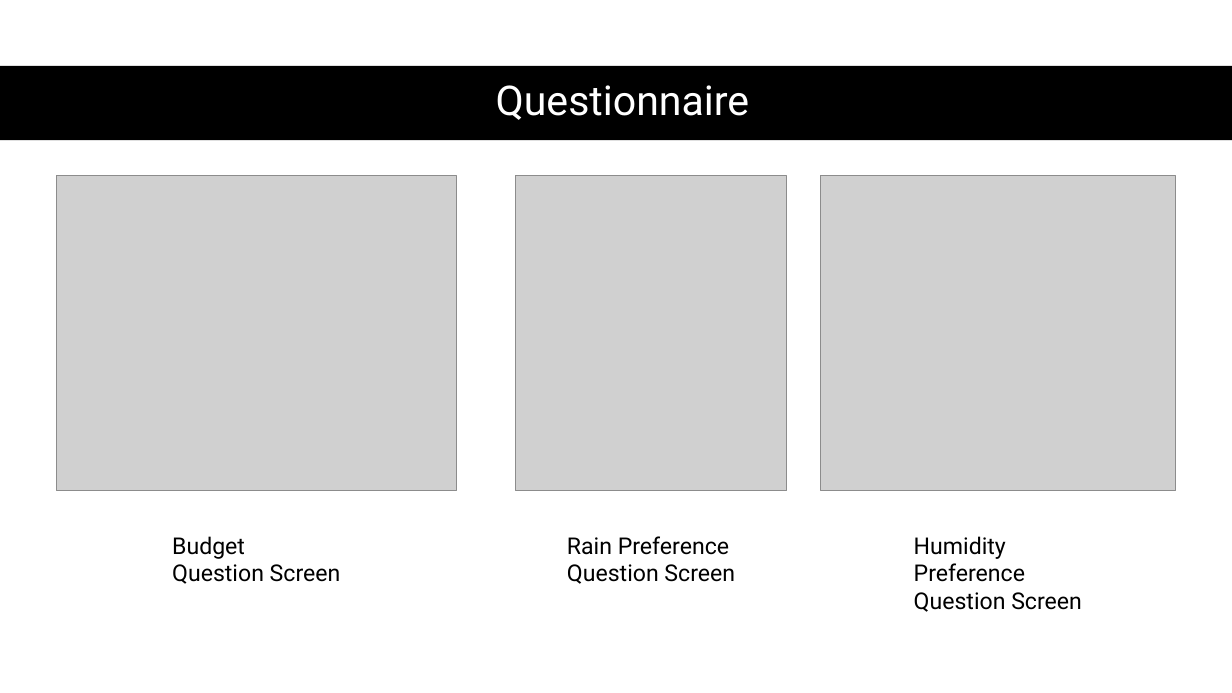
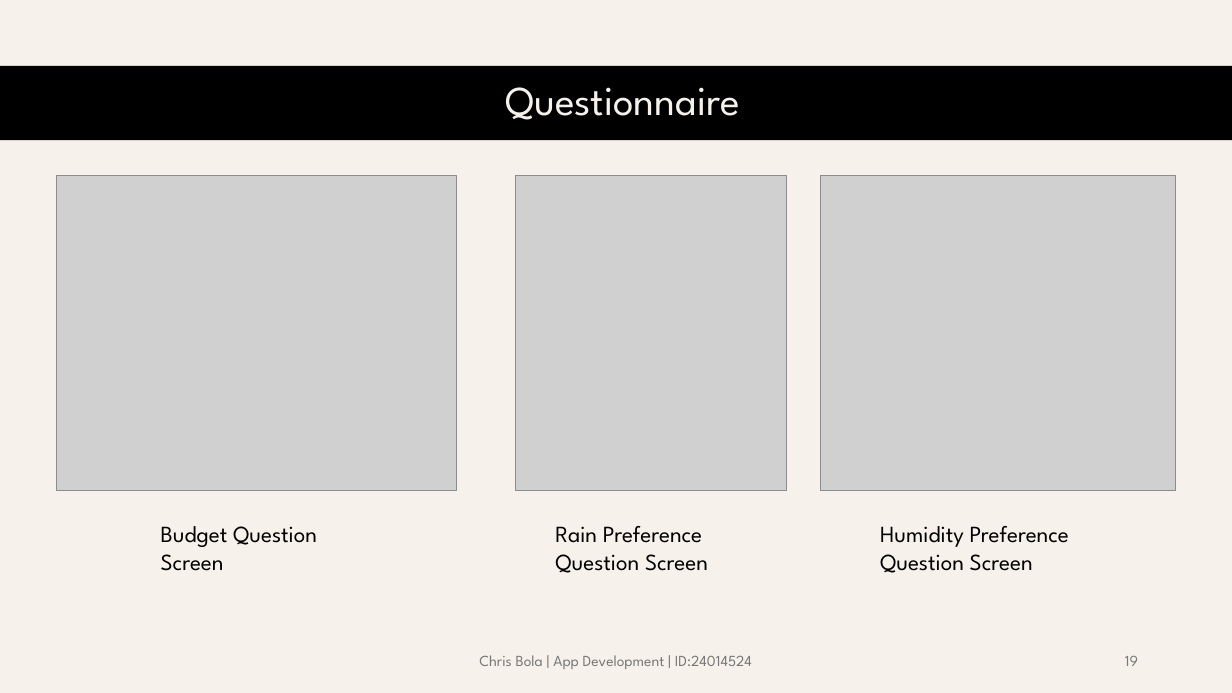
Before and after one commit to lghtson/ADS-2025, a slide deck: slide 19 of Holiday Planner.pptx (slide 21 before the commit). Drawn at 1232x693 pixels with LibreOffice and Linux fonts; fonts in the diff are those of the drawing; grey boxes stand for pictures. Boxes give left, top, right and bottom in pixels: in the first picture for what was removed or moved away, otherwise in the second. Text is boxed around its words. In the diff, an @@ line names an element or a change of style, - is before the commit and + after.

```diff
--- a/Holiday Planner.pptx
+++ b/Holiday Planner.pptx
@@ background #FFFFFF to #F6F1EA @@
@@ title "Questionnaire" at bbox=[505, 87, 739, 120]: font Roboto to League Spartan, text colour #FFFFFF to #F6F1EA @@
@@ text "Budget Question Screen": place and size @@
-text "Budget Question Screen" at bbox=[172, 536, 341, 584]
+text "Budget Question Screen" at bbox=[161, 526, 317, 571]
@@ text "Rain Preference Question Screen": place and size @@
-text "Rain Preference Question Screen" at bbox=[567, 536, 735, 584]
+text "Rain Preference Question Screen" at bbox=[555, 526, 708, 573]
@@ font Roboto to League Spartan in 3 elements at bbox=[555, 526, 708, 573], bbox=[161, 526, 317, 571], bbox=[880, 526, 1069, 573] @@
@@ text "Humidity Preference Question Screen": place and size @@
-text "Humidity Preference Question Screen" at bbox=[914, 536, 1082, 612]
+text "Humidity Preference Question Screen" at bbox=[880, 526, 1069, 573]
@@ text added at bbox=[479, 655, 752, 669], 12 pt, text #797979 @@
+Chris Bola | App Development | ID:24014524
@@ page number added at bbox=[1125, 656, 1138, 666], 12 pt, text #797979 @@
+19
```
Also in this commit, not shown: 25 other slides changed, 4 slides added, 6 slides removed, 4 other files.
